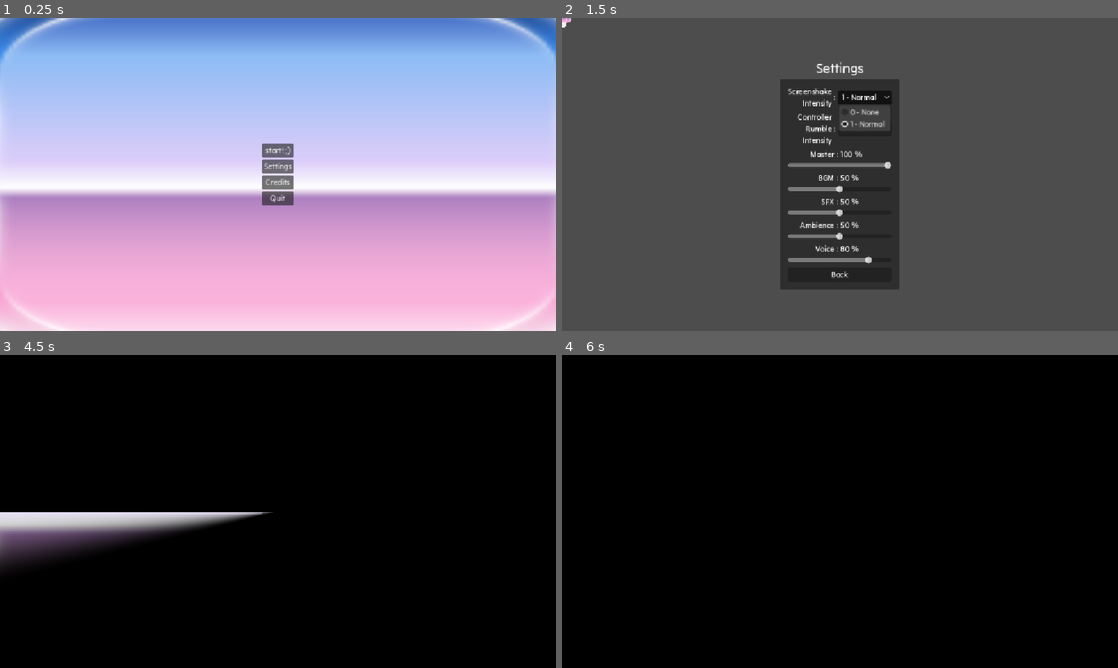
Above: before the commit, frames 1-4 (two rows, left to right).
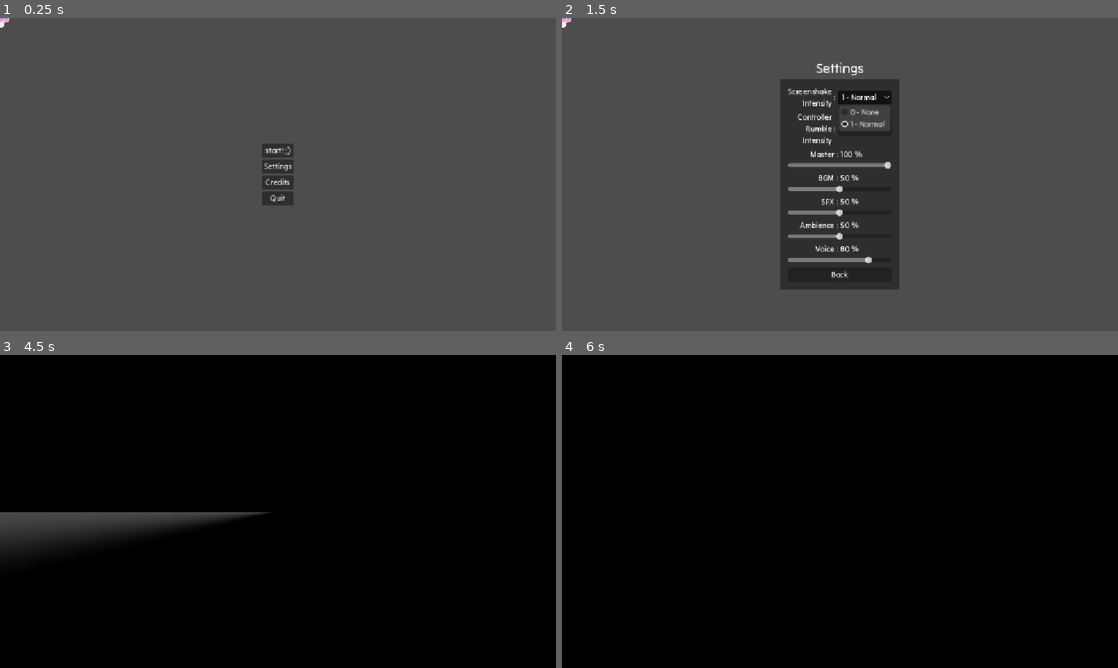
Above: after the commit, the same moments.

Repository: vhoyer/ludum_dare_60
Game: Godot game, scene res://stages/main_menu/main_menu.tscn
Same seed, same stepped clock (60 frames per second), same inputs: the game is played once before the commit and once after it.
Inputs:
- Up to frame 1 (0.25 s): no input
- Up to frame 2 (1.5 s): click "Settings" at 0.5 s; click "1 - Normal" at 1.25 s
- Up to frame 3 (4.5 s): click "1 - Normal" at 2 s; click "0 - None" at 2.75 s; click "Back" at 3.5 s; click "Credits" at 4.25 s
- Up to frame 4 (6 s): click "Back" at 5 s; click "start! ,)" at 5.75 s

The runs differ from the first frame. In frame 1, 100% of the frame differs, in the area x 0-100%, y 0-100%; in frame 2, nothing differs; in frame 3, 3.9%; in frame 4, nothing differs.

Commit message:
Save Use of Encapsulated Scene

Diff:
--- a/stages/main_menu/main_menu.tscn
+++ b/stages/main_menu/main_menu.tscn
@@ -1,13 +1,13 @@
 [gd_scene format=3 uid="uid://bosgk23prc6ca"]
 
 [ext_resource type="Script" uid="uid://7i1g42nagf2j" path="res://stages/main_menu/start_button.gd" id="1_6almw"]
+[ext_resource type="PackedScene" uid="uid://bqnj75ank41t6" path="res://components/background_default/background_default.tscn" id="1_onbu3"]
 [ext_resource type="PackedScene" uid="uid://usqu7frh72wo" path="res://components/game_cursor/game_cursor.tscn" id="2_owbi8"]
 [ext_resource type="Script" uid="uid://d161jm3n6y53c" path="res://components/game_cursor/cursor_on_parent.gd" id="2_wyd67"]
 [ext_resource type="Resource" uid="uid://d17wkpun5jdvw" path="res://components/game_cursor/cursors/hammer.tres" id="3_7wn7o"]
 [ext_resource type="Script" uid="uid://tv3dksflndin" path="res://stages/main_menu/quit_button.gd" id="4_7wn7o"]
 [ext_resource type="Script" uid="uid://ueeqi2h4imq1" path="res://stages/main_menu/settings_button.gd" id="4_jofpu"]
 [ext_resource type="Script" uid="uid://ds3sxjjlpw56p" path="res://stages/main_menu/credits_button.gd" id="5_mcab4"]
-[ext_resource type="Texture2D" uid="uid://cxyp8fc1co4sa" path="res://assets/dice/blank.png" id="8_onbu3"]
 
 [node name="Main" type="Control" unique_id=1060325929]
 layout_mode = 3
@@ -17,26 +17,9 @@
 grow_horizontal = 2
 grow_vertical = 2
 
-[node name="MarginContainer" type="MarginContainer" parent="." unique_id=528449097]
-layout_mode = 1
-anchors_preset = 15
-anchor_right = 1.0
-anchor_bottom = 1.0
-grow_horizontal = 2
-grow_vertical = 2
-theme_override_constants/margin_left = -20
-theme_override_constants/margin_top = -20
-theme_override_constants/margin_right = -20
-theme_override_constants/margin_bottom = -20
-
-[node name="NinePatchRect" type="NinePatchRect" parent="MarginContainer" unique_id=1807383795]
-layout_mode = 2
-texture = ExtResource("8_onbu3")
-region_rect = Rect2(9.831711, 10.729669, 151.40282, 149.28233)
-patch_margin_left = 9
-patch_margin_top = 9
-patch_margin_right = 11
-patch_margin_bottom = 10
+[node name="BackgroundDefault" parent="." unique_id=1785069674 instance=ExtResource("1_onbu3")]
+layout_mode = 0
+anchors_preset = 0
 
 [node name="MainCentered" type="CenterContainer" parent="." unique_id=1983816057]
 layout_mode = 1
